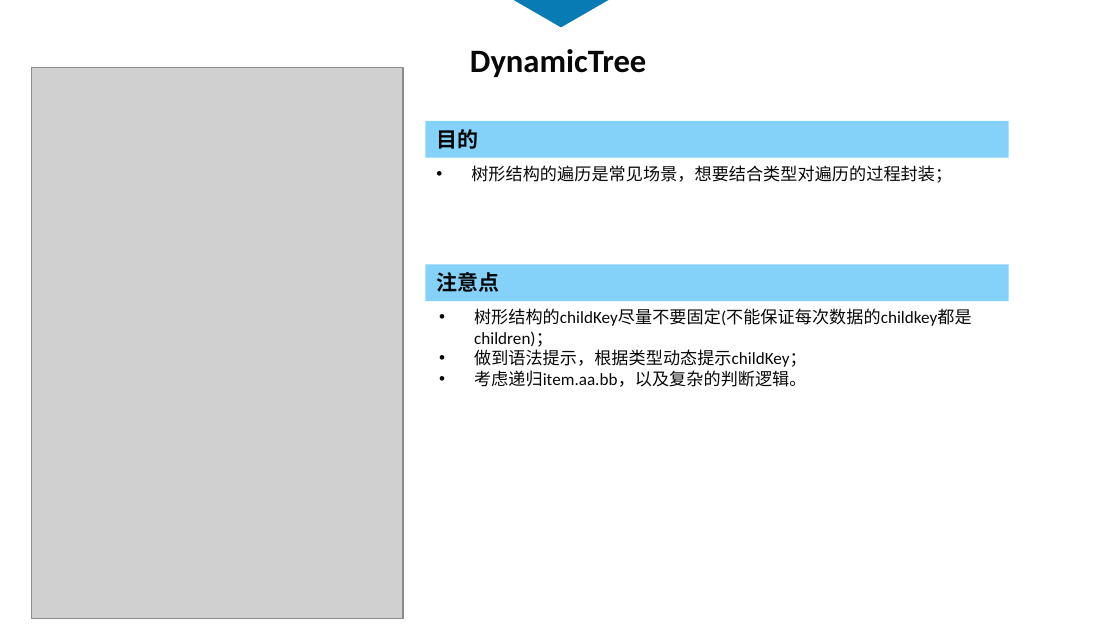
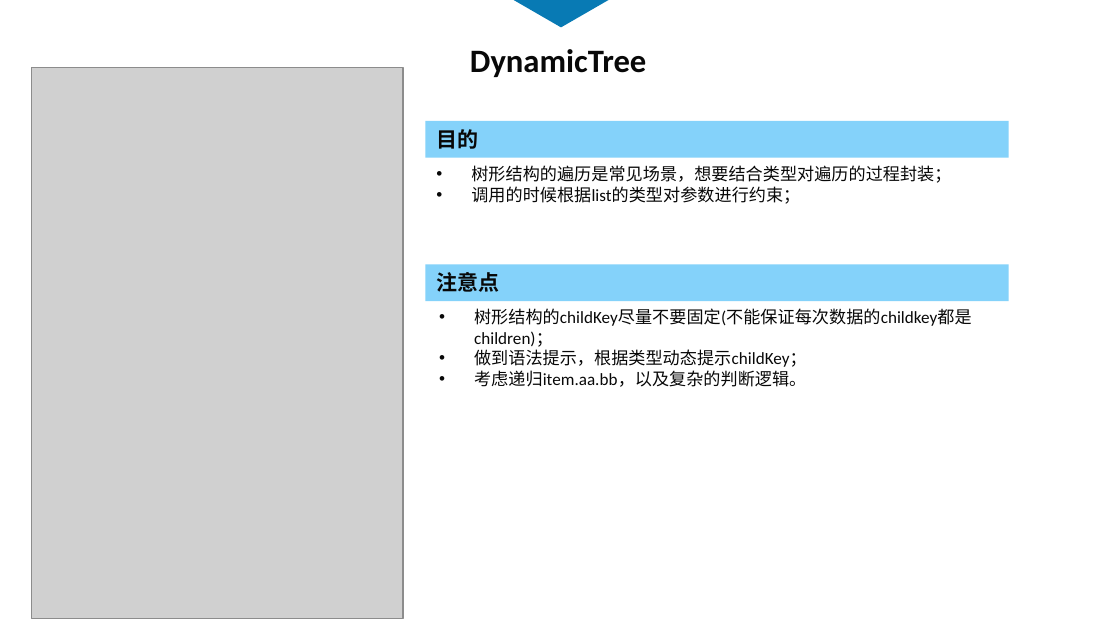
Before and after one commit to touchpillow/ts-demo, a slide deck: slide 14 of ts-分享.pptx (slide 15 before the commit). Drawn at 1120x630 pixels with LibreOffice and Linux fonts; fonts in the diff are those of the drawing; grey boxes stand for pictures. Boxes give left, top, right and bottom in pixels: in the first picture for what was removed or moved away, otherwise in the second. Text is boxed around its words. In the diff, an @@ line names an element or a change of style, - is before the commit and + after.

```diff
--- a/ts-分享.pptx
+++ b/ts-分享.pptx
@@ text at [471,186,800,204]: paragraph added @@
+• 调用的时候根据list的类型对参数进行约束；
```
Also in this commit, not shown: 5 other slides changed, 1 slide added, 2 slides removed, 3 other files.
